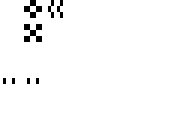
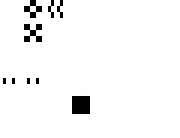
Layers edited between the first and the second 180px x 138px image:
painted on "Background" over [72,93,90,114]
